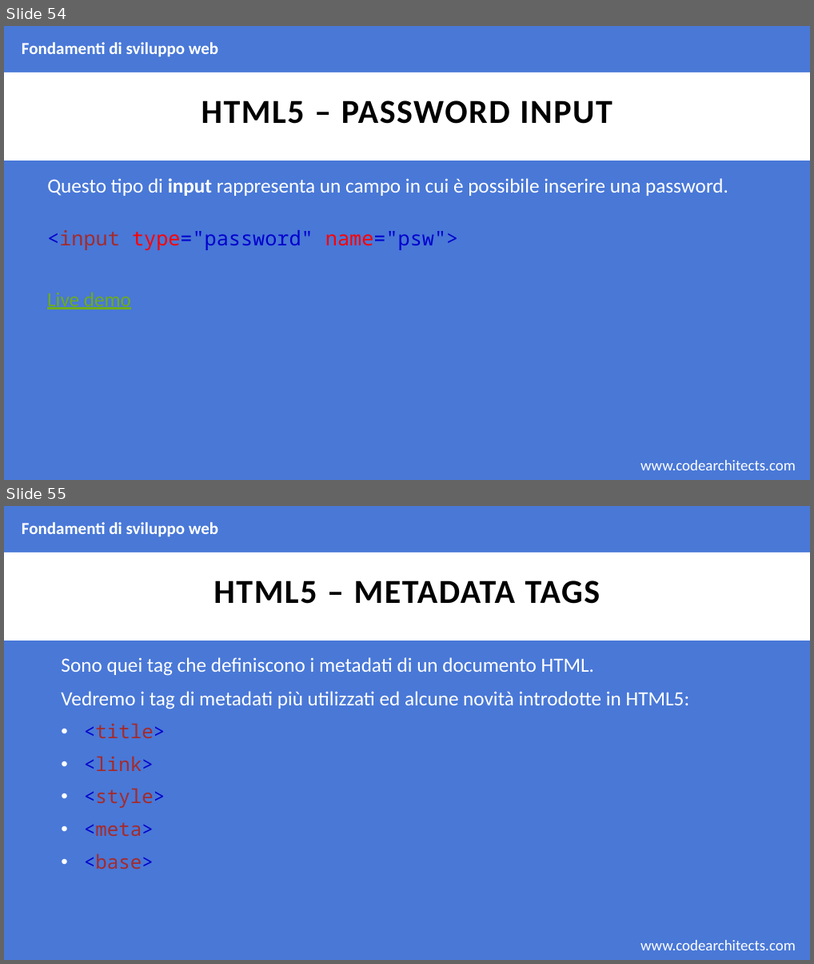
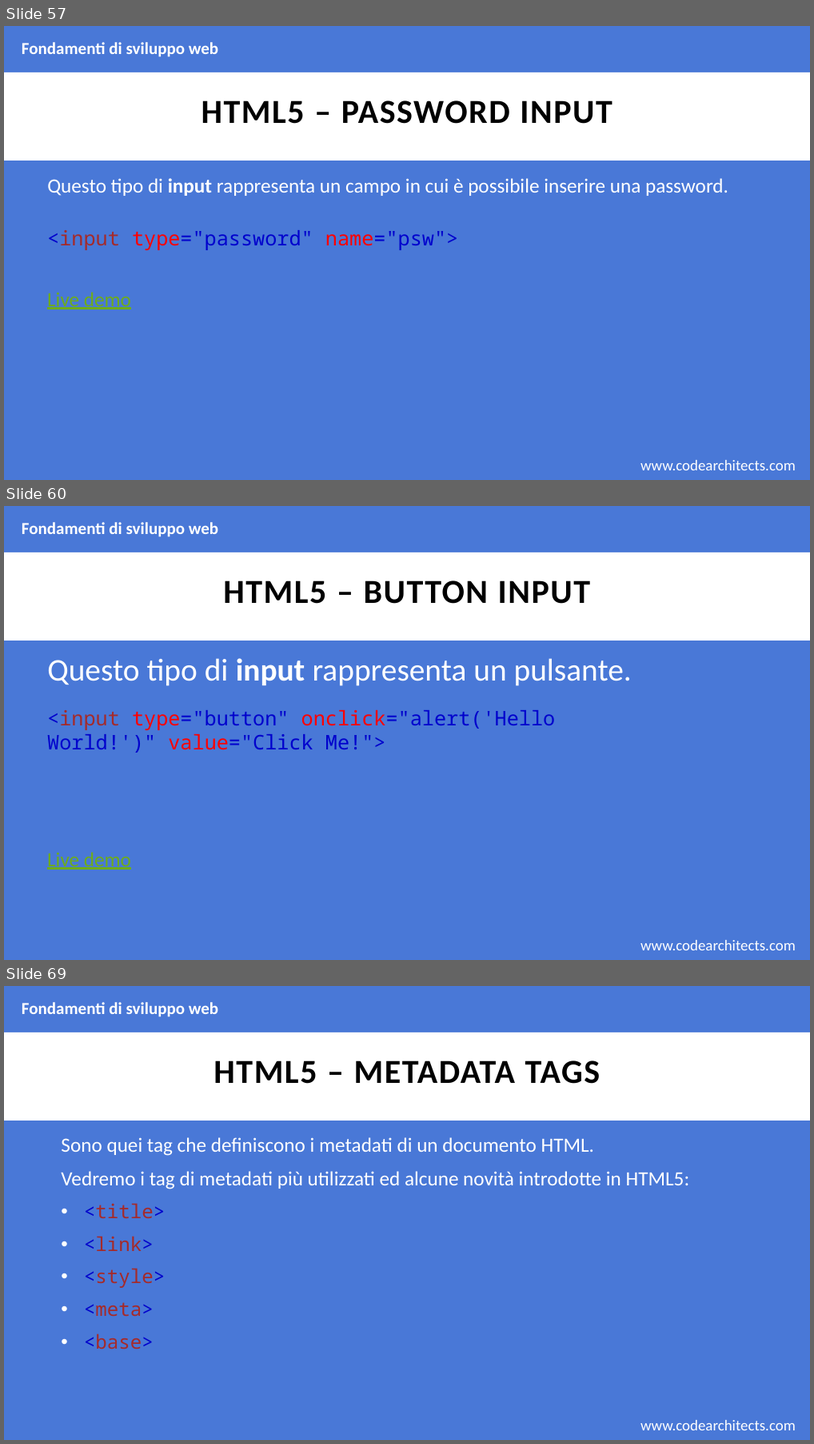
Before and after one commit to CodeArchitectsTraining/fondamenti-sviluppo-web-29052018, a slide deck: slides/html.pptx. Shown one above the other, each under a label of ours: slides 54 and 55 before the commit, slides 57, 60 and 69 after it; the slides between them are not shown. The pictures are 814x964 and 814x1444 pixels, drawn with LibreOffice and Linux fonts; fonts in the diff are those of the drawing; background and template pictures are left out. Boxes give left, top, right and bottom in pixels: in the first picture for what was removed or moved away, otherwise in the second. Text is boxed around its words. In the diff, an @@ line names an element or a change of style, - is before the commit and + after.

Commit message:
completed html, needs revision

```diff
--- a/slides/html.pptx
+++ b/slides/html.pptx
@@ slide 60 added at (x1=4, y1=506, x2=810, y2=960), background #4978D7; not listed: 2 template elements that a slide beside it also shows @@
@@ text added at (x1=22, y1=522, x2=218, y2=537), 20 pt, text #FFFFFF, bold @@
+Fondamenti di sviluppo web
@@ title added at (x1=223, y1=580, x2=590, y2=604), 40 pt, text #000000, bold @@
+HTML5 – BUTTON INPUT
@@ text added at (x1=47, y1=658, x2=632, y2=686), 37.5 pt, text #FFFFFF @@
+Questo tipo di input rappresenta un pulsante.
@@ text added at (x1=47, y1=710, x2=556, y2=752), 24 pt, text #0000CD @@
+<input type="button" onclick="alert('Hello World!')" value="Click Me!">
@@ text added at (x1=47, y1=852, x2=131, y2=869), 24 pt, text #6EAC1C, underline @@
+Live demo
@@ what was slide 54 is now slide 57 @@
@@ what was slide 55 is now slide 69 @@
```
Also in this commit, not shown: 1 slide changed, 18 other slides added, 1 other file.
